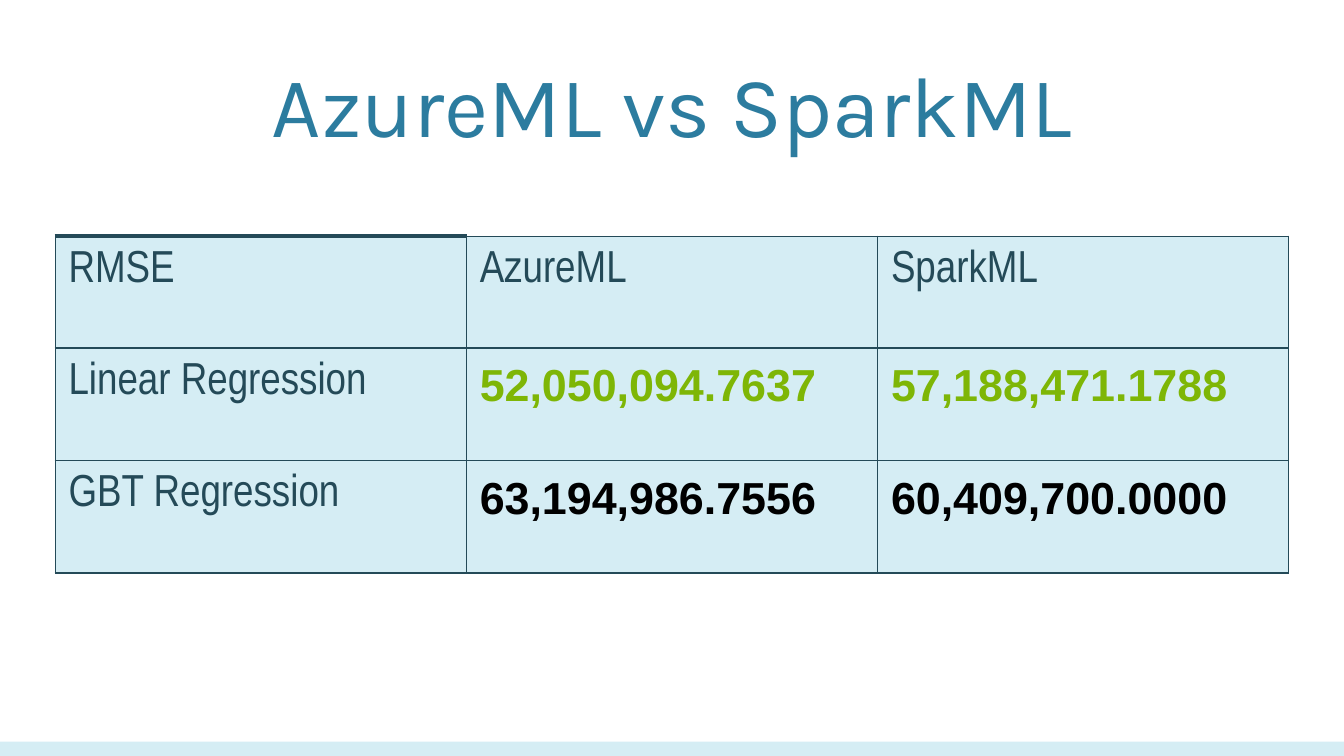
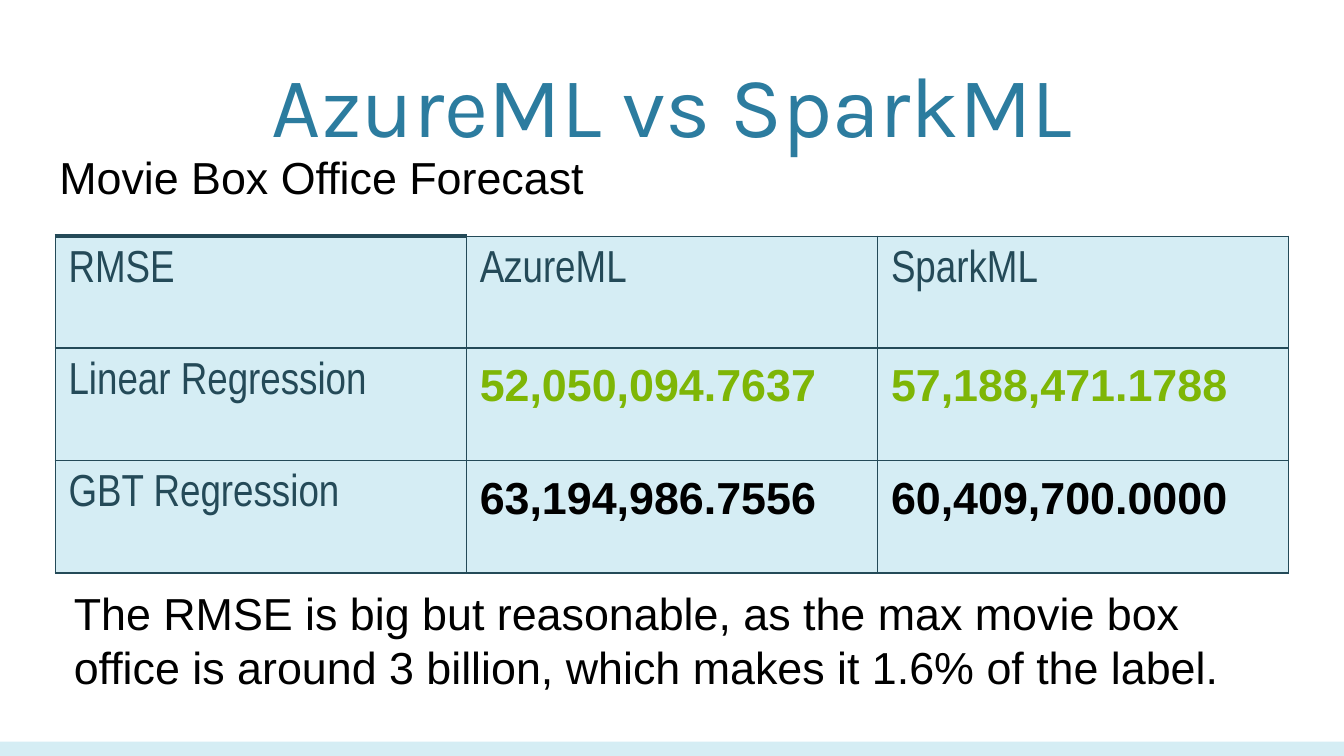
Before and after one commit to biranlicis/Movie-Box-Office-Machine-Learning, a slide deck: slide 26 of PPT CIS5560.pptx. Drawn at 1344x756 pixels with LibreOffice and Linux fonts; fonts in the diff are those of the drawing; background and template pictures are left out. Boxes give left, top, right and bottom in pixels: in the first picture for what was removed or moved away, otherwise in the second. Text is boxed around its words. In the diff, an @@ line names an element or a change of style, - is before the commit and + after.

```diff
--- a/PPT CIS5560.pptx
+++ b/PPT CIS5560.pptx
@@ text added at <box>59,161,583,195</box>, 24 pt, text #000000 @@
+Movie Box Office Forecast
@@ text added at <box>74,597,1218,690</box>, 24 pt, text #000000 @@
+The RMSE is big but reasonable, as the max movie box office is around 3 billion, which makes it 1.6% of the label.
```
Also in this commit, not shown: 17 other slides changed, 4 slides removed.
